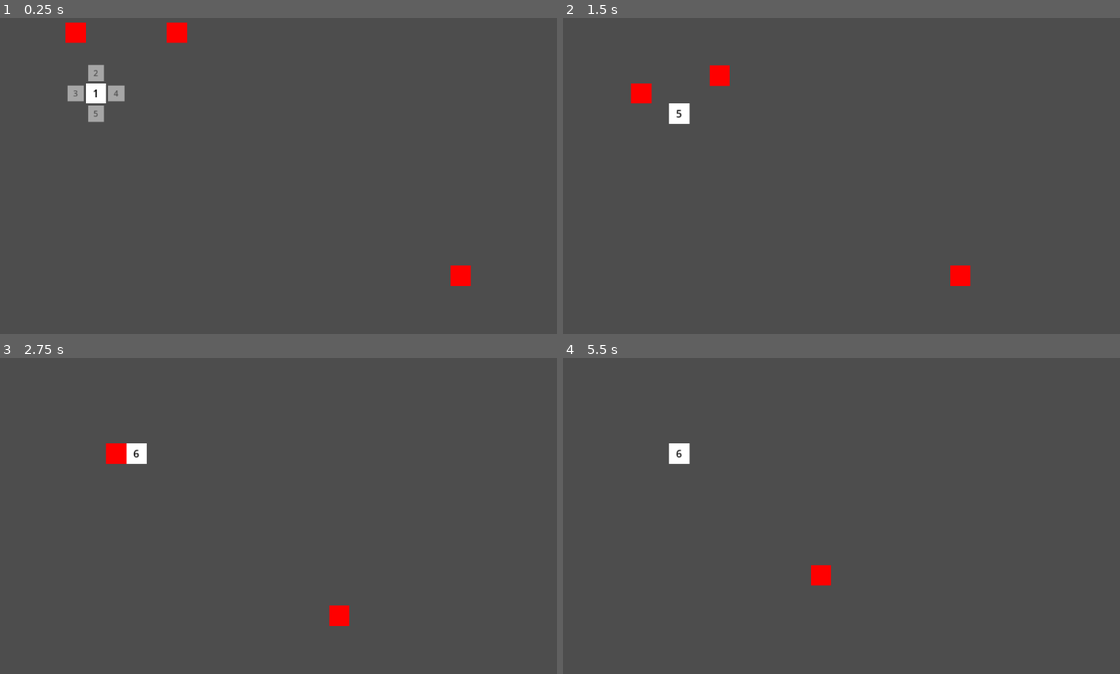
Above: before the commit, frames 1-4 (two rows, left to right).
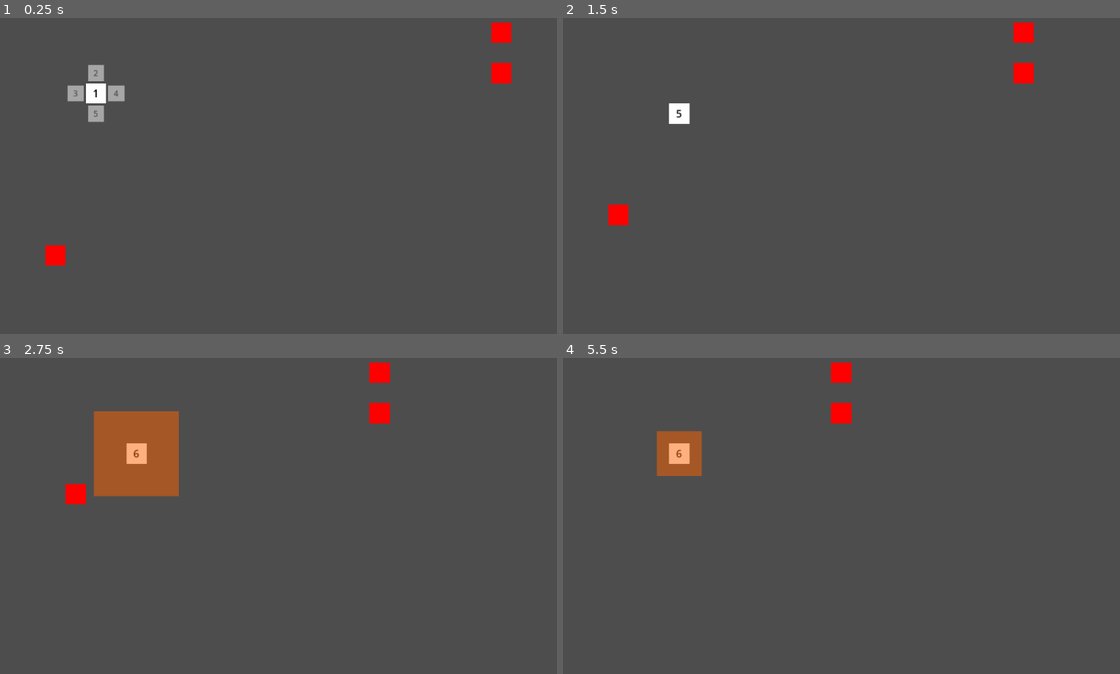
Above: after the commit, the same moments.

Repository: AndreMoukarzel/GMTK-GameJam2022
Game: Godot game, scene res://game_level.tscn
Two runs of this game, one before a commit and one after it. Both use one fixed random seed, a clock stepped at 60 frames per second and the inputs below.
Inputs:
- Up to frame 1 (0.25 s): no input
- Up to frame 2 (1.5 s): tap Enter at 0.5 s; hold Right (ui_right) 0.53-1.28 s; hold Down (ui_down) from 1.28 s (still down)
- Up to frame 3 (2.75 s): release Down (ui_down) at 2.03 s; hold Right (ui_right) from 2.03 s (still down)
- Up to frame 4 (5.5 s): release Right (ui_right) at 2.78 s; hold Up (ui_up) 2.78-3.53 s; hold Left (ui_left) 3.53-5.03 s; tap Space at 5 s; hold Down (ui_down) from 5.03 s (still down)

The runs differ from the first frame. In frame 1, 1.4% of the frame differs, in the area x 8-92%, y 1-85%; in frame 2, 1.4%; in frame 3, 5.1%, in the area x 11-71%, y 1-85%; in frame 4, 1.9%.

Commit message:
Adds Fire power and improves enemy movement

Diff:
--- a/dice.gd
+++ b/dice.gd
@@ -8,9 +8,13 @@
 const PROJ_TIME: float = 1.5 # Time to show the moves' projections
 const PROJ_FADE_IN_TIME: float = 0.8
 
+@export var FireScn: PackedScene
+#@export var can_move_to_broken: bool = true
+
+#var sides_broken = [false, false, false, false, false, false]
+var life: int = 6
 var target_pos: Vector2i = Vector2i.ONE
 var offset
-
 var sides: Dictionary = {
 	'top': 1,
 	'south': 2,
@@ -100,9 +104,15 @@
 	sides = turn_dice(sides, direction)
 	$Label.text = str(sides['top'])
 
+	await mov_tween.finished
+	if sides['top'] == 6:
+		_fire()
+
 
 func damage():
-	print("Damaged")
+	#sides_broken[sides['top']]
+	life -= 1
+	print("Life = ", life)
 
 
 func _update_projected_moves() -> void:
@@ -126,6 +136,12 @@
 		$ProjectedMoves/Down.hide()
 
 
+func _fire():
+	var fire = FireScn.instantiate()
+	fire.global_position = global_position
+	get_parent().add_child(fire)
+
+
 func _on_proj_timer_timeout():
 	projections_tween = create_tween().set_trans(Tween.TRANS_CUBIC)
 	projections_tween.tween_property($ProjectedMoves, "modulate",\
--- a/dice.tscn
+++ b/dice.tscn
@@ -1,12 +1,14 @@
-[gd_scene load_steps=3 format=3 uid="uid://18w7rm5rm083"]
+[gd_scene load_steps=4 format=3 uid="uid://18w7rm5rm083"]
 
 [ext_resource type="Script" path="res://dice.gd" id="1_x2wl8"]
+[ext_resource type="PackedScene" uid="uid://ckv3marudby42" path="res://powers/fire.tscn" id="2_0jeea"]
 
 [sub_resource type="RectangleShape2D" id="RectangleShape2D_t352r"]
 size = Vector2(10, 10)
 
 [node name="Dice" type="Node2D"]
 script = ExtResource("1_x2wl8")
+FireScn = ExtResource("2_0jeea")
 
 [node name="Polygon2D" type="Polygon2D" parent="."]
 polygon = PackedVector2Array(-16, -16, 16, -16, 16, 16, -16, 16)
--- a/enemies/base_enemy.gd
+++ b/enemies/base_enemy.gd
@@ -6,6 +6,7 @@
 
 @export_range(1, 5) var mov_num: int
 var current_pos: Vector2i = Vector2i.ONE
+var life: int = 3
 
 
 func spawn(pos: Vector2i) -> void:
@@ -42,6 +43,12 @@
 	return mov_tween
 
 
+func damage(value: int) -> void:
+	life -= value
+	if life <= 0:
+		queue_free()
+
+
 func _on_area_2d_area_entered(area):
 	var player = area.get_parent()
 	player.damage()
--- a/game_level.gd
+++ b/game_level.gd
@@ -1,6 +1,6 @@
 extends Node
 
-const MAP_SIZE = Vector2i(31, 18)
+const MAP_SIZE = Vector2i(27, 17)
 
 @export var PlayerScn: PackedScene
 @export var initial_pos: Vector2i
@@ -35,6 +35,8 @@
 
 
 func next_turn() -> void:
+	$EnemyActionDelay.start()
+	await $EnemyActionDelay.timeout
 	for child in $Enemies.get_children():
 		child.act(Player.target_pos)
 
--- a/game_level.tscn
+++ b/game_level.tscn
@@ -9,3 +9,7 @@
 initial_pos = Vector2i(5, 5)
 
 [node name="Enemies" type="Node" parent="."]
+
+[node name="EnemyActionDelay" type="Timer" parent="."]
+wait_time = 0.3
+one_shot = true
--- /dev/null
+++ b/powers/fire.gd
@@ -0,0 +1,7 @@
+extends Node2D
+
+const DAMAGE = 2
+
+
+func _on_area_2d_area_entered(area):
+	area.get_parent().damage(DAMAGE)
--- /dev/null
+++ b/powers/fire.tscn
@@ -0,0 +1,81 @@
+[gd_scene load_steps=6 format=3 uid="uid://ckv3marudby42"]
+
+[ext_resource type="Script" path="res://powers/fire.gd" id="1_0ycjo"]
+
+[sub_resource type="RectangleShape2D" id="RectangleShape2D_mifna"]
+size = Vector2(160, 160)
+
+[sub_resource type="Animation" id="Animation_mkkbb"]
+length = 0.001
+tracks/0/type = "value"
+tracks/0/imported = false
+tracks/0/enabled = true
+tracks/0/path = NodePath("Polygon2D:scale")
+tracks/0/interp = 1
+tracks/0/loop_wrap = true
+tracks/0/keys = {
+"times": PackedFloat32Array(0),
+"transitions": PackedFloat32Array(1),
+"update": 0,
+"values": [Vector2(1, 1)]
+}
+
+[sub_resource type="Animation" id="Animation_orwic"]
+resource_name = "expand"
+length = 0.5
+tracks/0/type = "value"
+tracks/0/imported = false
+tracks/0/enabled = true
+tracks/0/path = NodePath("Polygon2D:scale")
+tracks/0/interp = 1
+tracks/0/loop_wrap = true
+tracks/0/keys = {
+"times": PackedFloat32Array(0, 0.5),
+"transitions": PackedFloat32Array(1, 1),
+"update": 0,
+"values": [Vector2(1, 1), Vector2(5, 5)]
+}
+tracks/1/type = "method"
+tracks/1/imported = false
+tracks/1/enabled = true
+tracks/1/path = NodePath(".")
+tracks/1/interp = 1
+tracks/1/loop_wrap = true
+tracks/1/keys = {
+"times": PackedFloat32Array(0.5),
+"transitions": PackedFloat32Array(1),
+"values": [{
+"args": [],
+"method": &"queue_free"
+}]
+}
+
+[sub_resource type="AnimationLibrary" id="AnimationLibrary_6it7w"]
+_data = {
+"RESET": SubResource("Animation_mkkbb"),
+"expand": SubResource("Animation_orwic")
+}
+
+[node name="Fire" type="Node2D"]
+script = ExtResource("1_0ycjo")
+
+[node name="Area2D" type="Area2D" parent="."]
+collision_layer = 0
+collision_mask = 2
+
+[node name="CollisionShape2D" type="CollisionShape2D" parent="Area2D"]
+shape = SubResource("RectangleShape2D_mifna")
+
+[node name="Polygon2D" type="Polygon2D" parent="."]
+modulate = Color(1, 1, 1, 0.501961)
+color = Color(1, 0.384314, 0, 1)
+polygon = PackedVector2Array(-16, -16, 16, -16, 16, 16, -16, 16)
+metadata/_edit_lock_ = true
+
+[node name="AnimationPlayer" type="AnimationPlayer" parent="."]
+autoplay = "expand"
+libraries = {
+"": SubResource("AnimationLibrary_6it7w")
+}
+
+[connection signal="area_entered" from="Area2D" to="." method="_on_area_2d_area_entered"]
